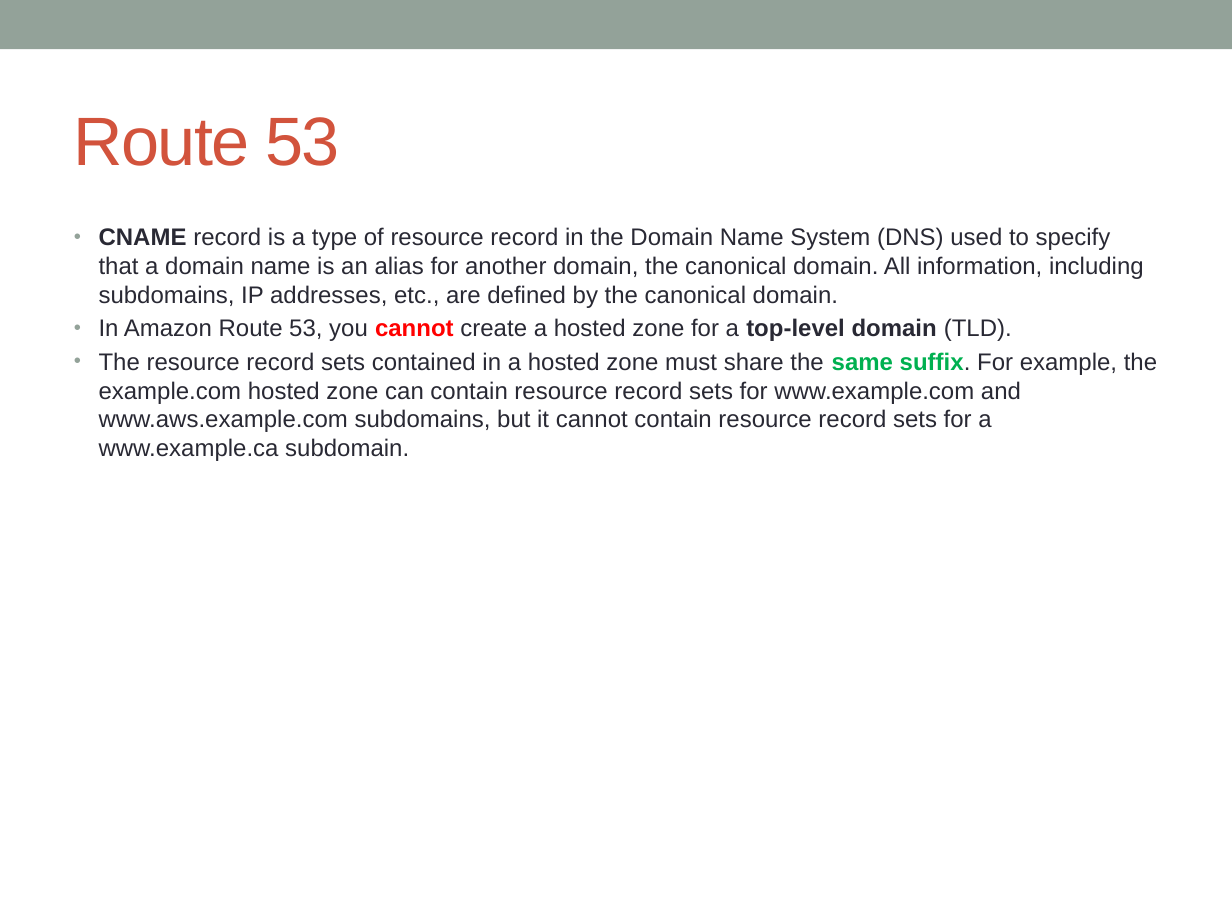
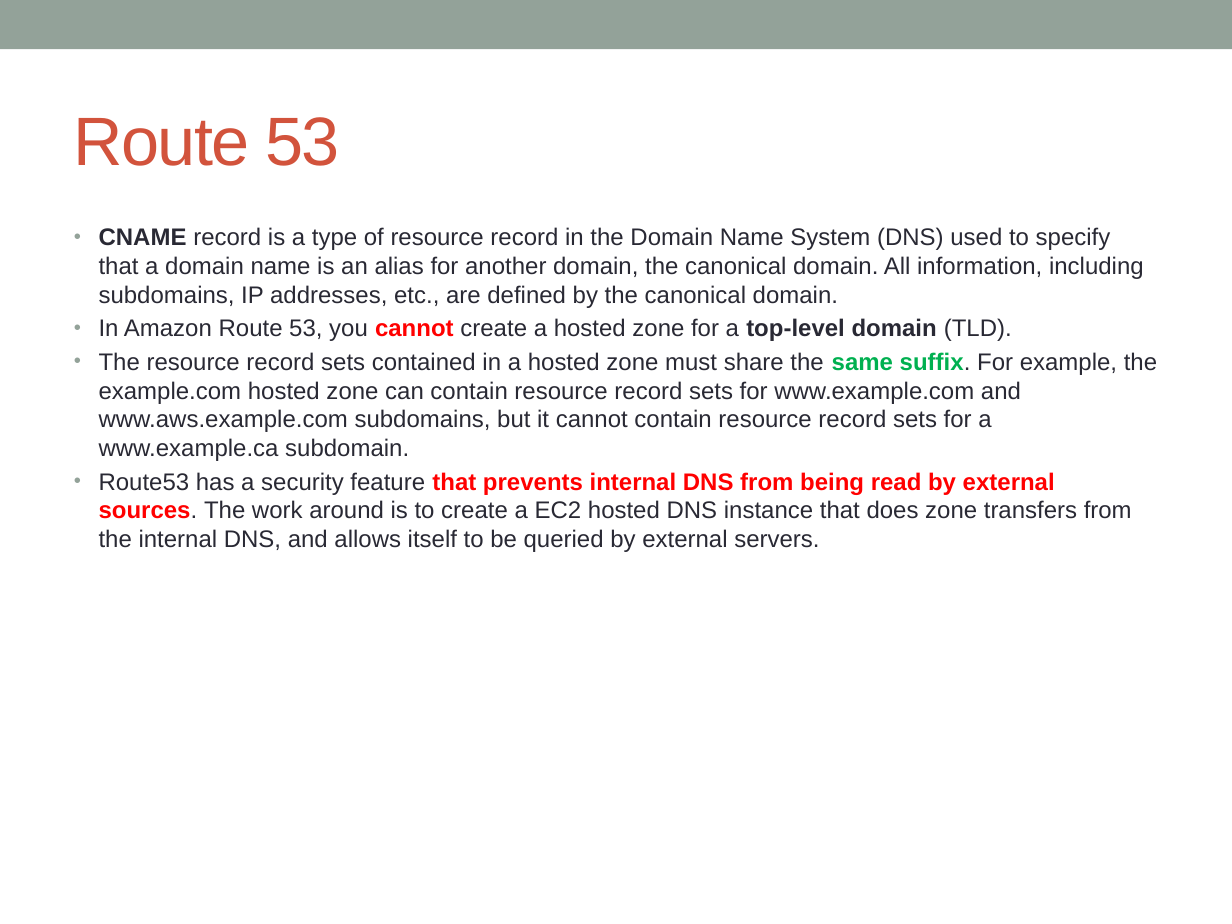
Before and after one commit to notionquest/ProjectDocumentation, a slide deck: slide 57 of AWS_Solution_Architect.pptx (slide 49 before the commit). Drawn at 1232x924 pixels with LibreOffice and Linux fonts; fonts in the diff are those of the drawing. Boxes give left, top, right and bottom in pixels: in the first picture for what was removed or moved away, otherwise in the second. Text is boxed around its words. In the diff, an @@ line names an element or a change of style, - is before the commit and + after.

```diff
--- a/AWS_Solution_Architect.pptx
+++ b/AWS_Solution_Architect.pptx
@@ text at bbox=[99, 472, 1132, 552]: paragraph added @@
+• Route53 has a security feature that prevents internal DNS from being read by external sources. The work around is to create a EC2 hosted DNS instance that does zone transfers from the internal DNS, and allows itself to be queried by external servers.
```
Also in this commit, not shown: 9 other slides changed, 21 slides added.
